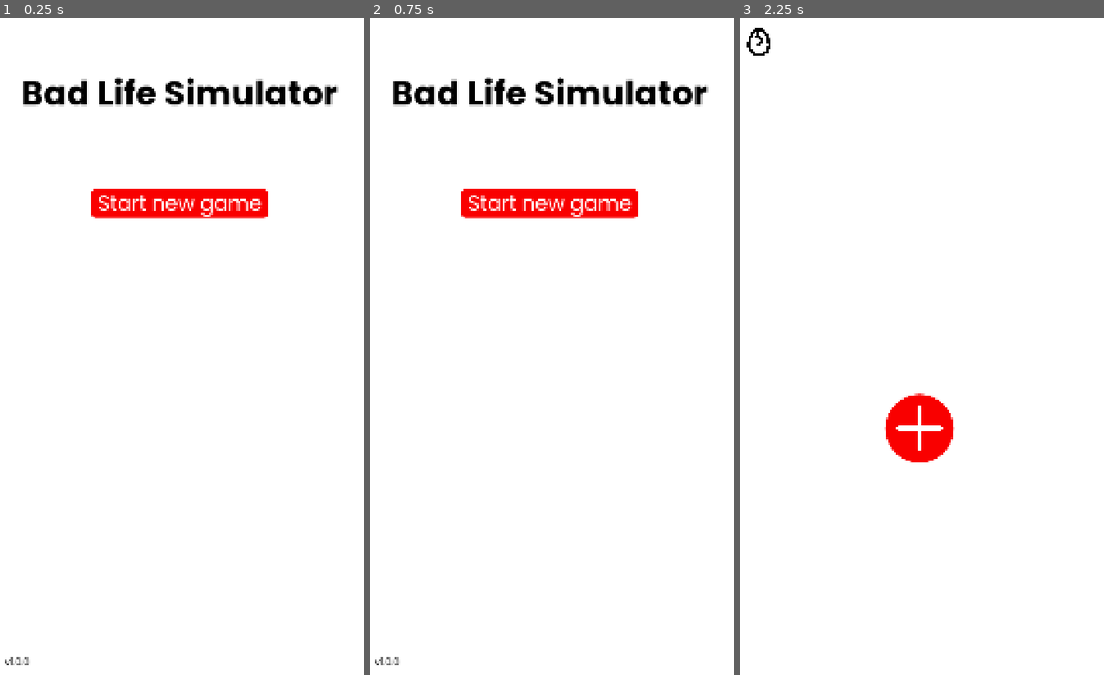
Above: before the commit, frames 1-3 (left to right).
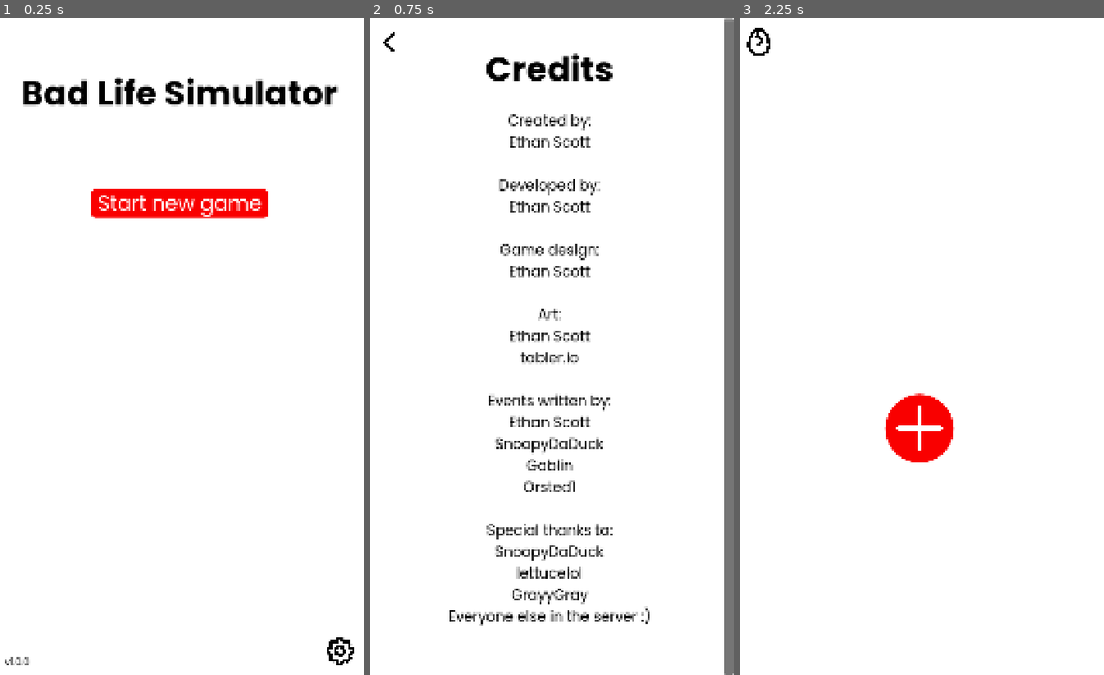
Above: after the commit, the same moments.

Repository: gaulsoodmanbls/badlifesimulator
Game: Godot game, scene res://pages/index.tscn
Same seed, same stepped clock (60 frames per second), same inputs: the game is played once before the commit and once after it.
Inputs (mouse positions are in pixels of both pictures, inside the frame that each line leads up to):
- Up to frame 1 (0.25 s): no input
- Up to frame 2 (0.75 s): click (708, 648) at 0.52 s
- Up to frame 3 (2.25 s): click (758, 44) at 1.27 s; click "Start new game" at 2 s

The runs differ from the first frame. In frame 1, 0.2% of the frame differs, in the area x 89-98%, y 94-99%; in frame 2, 12%, in the area x 1-100%, y 0-100%; in frame 3, nothing differs.

Commit message:
some BTS improvements + added credits

Diff:
--- /dev/null
+++ b/objects/back_button.tscn
@@ -0,0 +1,12 @@
+[gd_scene format=3 uid="uid://cjnbhqp8obehv"]
+
+[ext_resource type="Texture2D" uid="uid://cmyuo4lgdljpi" path="res://assets/left.png" id="1_phn2v"]
+
+[node name="back" type="TextureButton" unique_id=17962498]
+offset_left = 20.0
+offset_top = 20.0
+offset_right = 120.0
+offset_bottom = 120.0
+texture_normal = ExtResource("1_phn2v")
+ignore_texture_size = true
+stretch_mode = 0
--- /dev/null
+++ b/pages/credits.tscn
@@ -0,0 +1,62 @@
+[gd_scene format=3 uid="uid://dh3psno3xnu1g"]
+
+[ext_resource type="Script" uid="uid://c5kuhvecihiea" path="res://pages/scripts/credits.gd" id="1_73mna"]
+[ext_resource type="PackedScene" uid="uid://pmo8e2dmbkfm" path="res://objects/background.tscn" id="1_n1v63"]
+[ext_resource type="LabelSettings" uid="uid://c3r4rskc4jrad" path="res://styles/text/heading.tres" id="2_0xm2l"]
+[ext_resource type="LabelSettings" uid="uid://dl6sog5hfkb6u" path="res://styles/text/body.tres" id="3_0xm2l"]
+[ext_resource type="PackedScene" uid="uid://cjnbhqp8obehv" path="res://objects/back_button.tscn" id="5_73mna"]
+
+[node name="credits" type="Node2D" unique_id=1739629101]
+script = ExtResource("1_73mna")
+
+[node name="background" parent="." unique_id=1928474665 instance=ExtResource("1_n1v63")]
+
+[node name="heading" type="Label" parent="." unique_id=1981699557]
+offset_top = 80.0
+offset_right = 1080.0
+offset_bottom = 220.0
+text = "Credits"
+label_settings = ExtResource("2_0xm2l")
+horizontal_alignment = 1
+
+[node name="vScrollBar" type="VScrollBar" parent="." unique_id=913770889]
+offset_left = 1050.0
+offset_right = 1080.0
+offset_bottom = 1920.0
+
+[node name="credits" type="Label" parent="vScrollBar" unique_id=1016172437]
+layout_mode = 0
+offset_left = -1050.0
+offset_top = 270.0
+offset_right = 30.0
+offset_bottom = 1870.0
+text = "Created by:
+Ethan Scott
+
+Developed by:
+Ethan Scott
+
+Game design:
+Ethan Scott
+
+Art:
+Ethan Scott
+tabler.io
+
+Events written by:
+Ethan Scott
+SnoopyDaDuck
+Goblin
+Orsted1
+
+Special thanks to:
+SnoopyDaDuck
+lettucelol
+GrayyGray
+Everyone else in the server :)"
+label_settings = ExtResource("3_0xm2l")
+horizontal_alignment = 1
+
+[node name="back" parent="." unique_id=17962498 instance=ExtResource("5_73mna")]
+
+[connection signal="pressed" from="back" to="." method="_on_back_pressed"]
--- a/pages/index.tscn
+++ b/pages/index.tscn
@@ -1,49 +1,13 @@
-[gd_scene format=3 uid="uid://y7n60rw1xrms"]
+[gd_scene format=3 uid="uid://cj3dgkom38uu8"]
 
-[ext_resource type="Script" uid="uid://d2op8ltqca71i" path="res://pages/scripts/index.gd" id="1_uqewy"]
+[ext_resource type="Script" uid="uid://bv1yls4nb1bai" path="res://pages/scripts/index.gd" id="1_uqewy"]
 [ext_resource type="PackedScene" uid="uid://pmo8e2dmbkfm" path="res://objects/background.tscn" id="2_itaww"]
-[ext_resource type="LabelSettings" uid="uid://c3r4rskc4jrad" path="res://styles/text/heading.tres" id="3_a44uj"]
-[ext_resource type="FontFile" uid="uid://bf7pfy6renkw4" path="res://assets/fonts/poppins/Poppins-Regular.ttf" id="4_d8woc"]
-[ext_resource type="PackedScene" uid="uid://ck7ra4cupjjkm" path="res://objects/button_default.tscn" id="5_itaww"]
 [ext_resource type="Script" uid="uid://h1nbknyh2lko" path="res://pages/scripts/global.gd" id="6_ijqpa"]
 
-[sub_resource type="LabelSettings" id="LabelSettings_itaww"]
-font = ExtResource("4_d8woc")
-font_size = 28
-font_color = Color(0, 0, 0, 1)
-
-[node name="index" type="Node2D" unique_id=791832117]
+[node name="index" type="Node2D" unique_id=777661214]
 script = ExtResource("1_uqewy")
 
-[node name="background" parent="." unique_id=1747168065 instance=ExtResource("2_itaww")]
+[node name="background" parent="." unique_id=1290927283 instance=ExtResource("2_itaww")]
 
-[node name="title" type="Label" parent="." unique_id=1828840752]
-offset_top = 150.0
-offset_right = 1080.0
-offset_bottom = 173.0
-text = "Bad Life Simulator"
-label_settings = ExtResource("3_a44uj")
-horizontal_alignment = 1
-autowrap_mode = 2
-
-[node name="versionNumber" type="Label" parent="." unique_id=671678497]
-offset_left = 28.0
-offset_top = 1850.0
-offset_right = 1108.0
-offset_bottom = 1901.0
-text = "vX.y.z"
-label_settings = SubResource("LabelSettings_itaww")
-vertical_alignment = 2
-autowrap_mode = 2
-
-[node name="newGame" parent="." unique_id=1258056692 instance=ExtResource("5_itaww")]
-offset_left = 301.0
-offset_top = 500.0
-offset_right = 780.0
-offset_bottom = 584.0
-text = "Start new game"
-
-[node name="global" type="Node" parent="." unique_id=833973900]
+[node name="global" type="Node" parent="." unique_id=1694662340]
 script = ExtResource("6_ijqpa")
-
-[connection signal="pressed" from="newGame" to="." method="_on_new_game_pressed"]
--- /dev/null
+++ b/pages/main_menu.tscn
@@ -0,0 +1,56 @@
+[gd_scene format=3 uid="uid://y7n60rw1xrms"]
+
+[ext_resource type="Script" uid="uid://d2op8ltqca71i" path="res://pages/scripts/mainMenu.gd" id="1_f8ivl"]
+[ext_resource type="PackedScene" uid="uid://pmo8e2dmbkfm" path="res://objects/background.tscn" id="2_68ntq"]
+[ext_resource type="LabelSettings" uid="uid://c3r4rskc4jrad" path="res://styles/text/heading.tres" id="3_pmb4e"]
+[ext_resource type="FontFile" uid="uid://bf7pfy6renkw4" path="res://assets/fonts/poppins/Poppins-Regular.ttf" id="4_0p0xg"]
+[ext_resource type="PackedScene" uid="uid://ck7ra4cupjjkm" path="res://objects/button_default.tscn" id="5_n5qs2"]
+[ext_resource type="Texture2D" uid="uid://c3a0ewygoqbo3" path="res://assets/cog.png" id="6_64g6t"]
+
+[sub_resource type="LabelSettings" id="LabelSettings_itaww"]
+font = ExtResource("4_0p0xg")
+font_size = 28
+font_color = Color(0, 0, 0, 1)
+
+[node name="main_menu" type="Node2D" unique_id=791832117]
+script = ExtResource("1_f8ivl")
+
+[node name="background" parent="." unique_id=1747168065 instance=ExtResource("2_68ntq")]
+
+[node name="title" type="Label" parent="." unique_id=1828840752]
+offset_top = 150.0
+offset_right = 1080.0
+offset_bottom = 173.0
+text = "Bad Life Simulator"
+label_settings = ExtResource("3_pmb4e")
+horizontal_alignment = 1
+autowrap_mode = 2
+
+[node name="versionNumber" type="Label" parent="." unique_id=671678497]
+offset_left = 28.0
+offset_top = 1850.0
+offset_right = 1108.0
+offset_bottom = 1901.0
+text = "vX.y.z"
+label_settings = SubResource("LabelSettings_itaww")
+vertical_alignment = 2
+autowrap_mode = 2
+
+[node name="newGame" parent="." unique_id=1258056692 instance=ExtResource("5_n5qs2")]
+offset_left = 301.0
+offset_top = 500.0
+offset_right = 780.0
+offset_bottom = 584.0
+text = "Start new game"
+
+[node name="settings" type="TextureButton" parent="." unique_id=1926293411]
+offset_left = 960.0
+offset_top = 1800.0
+offset_right = 1060.0
+offset_bottom = 1900.0
+texture_normal = ExtResource("6_64g6t")
+ignore_texture_size = true
+stretch_mode = 0
+
+[connection signal="pressed" from="newGame" to="." method="_on_new_game_pressed"]
+[connection signal="pressed" from="settings" to="." method="_on_settings_pressed"]
--- /dev/null
+++ b/pages/scripts/credits.gd
@@ -0,0 +1,5 @@
+extends Node2D #author(s): Ethan Scott
+
+
+func _on_back_pressed() -> void:
+	get_tree().change_scene_to_file("res://pages/main_menu.tscn")
--- a/pages/scripts/index.gd
+++ b/pages/scripts/index.gd
@@ -1,7 +1,7 @@
 extends Node2D #author(s): Ethan Scott
 
 
-# Called when the node enters the scene tree for the first time. (in this case, since this is the index, on startup)
+# Called when the node enters the scene tree for the first time.
 func _ready() -> void:
 	if OS.get_name() == "Windows" || OS.get_name() == "Linux": #checks if you're running windows or linux
 		print("you're running windows or linux")
@@ -9,10 +9,5 @@
 		DisplayServer.window_set_size(Vector2i(360, 640)) #sets window resolution to 640 x 360, or 1/3 of the original size. This makes the window managable on lower-resolution screens.
 		DisplayServer.window_set_position(Vector2i(100, 100)) #sets window position to the top-left of the screen. Without any repositioning, the window is by default clipping off the screen on PC displays with a resolution of 1080p or lower.
 		print("window size adjusted")
-	$versionNumber.text = "v" + global.versionNumber
 	print("running version " + global.versionNumber)
-
-
-func _on_new_game_pressed() -> void: #on new game button pressed
-	print("creating new random life...")
-	get_tree().change_scene_to_file("res://pages/new_random_game.tscn")
+	get_tree().change_scene_to_file("res://pages/main_menu.tscn")
--- /dev/null
+++ b/pages/scripts/mainMenu.gd
@@ -0,0 +1,15 @@
+extends Node2D #author(s): Ethan Scott
+
+
+# Called when the node enters the scene tree for the first time. (in this case, since this is the index, on startup)
+func _ready() -> void:
+	$versionNumber.text = "v" + global.versionNumber
+
+
+func _on_new_game_pressed() -> void: #on new game button pressed
+	print("creating new random life...")
+	get_tree().change_scene_to_file("res://pages/new_random_game.tscn")
+
+
+func _on_settings_pressed() -> void: #actually add setting at some point, not just credits
+	get_tree().change_scene_to_file("res://pages/credits.tscn")
--- a/pages/scripts/newGameConfirmation.gd
+++ b/pages/scripts/newGameConfirmation.gd
@@ -1,4 +1,4 @@
-extends Node2D
+extends Node2D #author(s): Ethan Scott
 
 
 func _on_cancel_pressed() -> void:
--- a/project.godot
+++ b/project.godot
@@ -16,7 +16,7 @@
 
 config/name="Bad Life Simulator"
 config/version="1.0.0"
-run/main_scene="uid://y7n60rw1xrms"
+run/main_scene="uid://cj3dgkom38uu8"
 config/features=PackedStringArray("4.6", "GL Compatibility")
 boot_splash/image="uid://b3n2jrkyfy1am"
 config/icon="res://icon.svg"
Binary file added: assets/3-dots.png
Not shown, added: assets/3-dots.png.import
Binary file added: assets/briefcase.png
Not shown, added: assets/briefcase.png.import
Binary file added: assets/cog.png
Not shown, added: assets/cog.png.import
Binary file added: assets/credits.png
Not shown, added: assets/credits.png.import
Binary file added: assets/discord.png
Not shown, added: assets/discord.png.import
Binary file added: assets/floppy.png
Not shown, added: assets/floppy.png.import
(and 22 more such lines)
